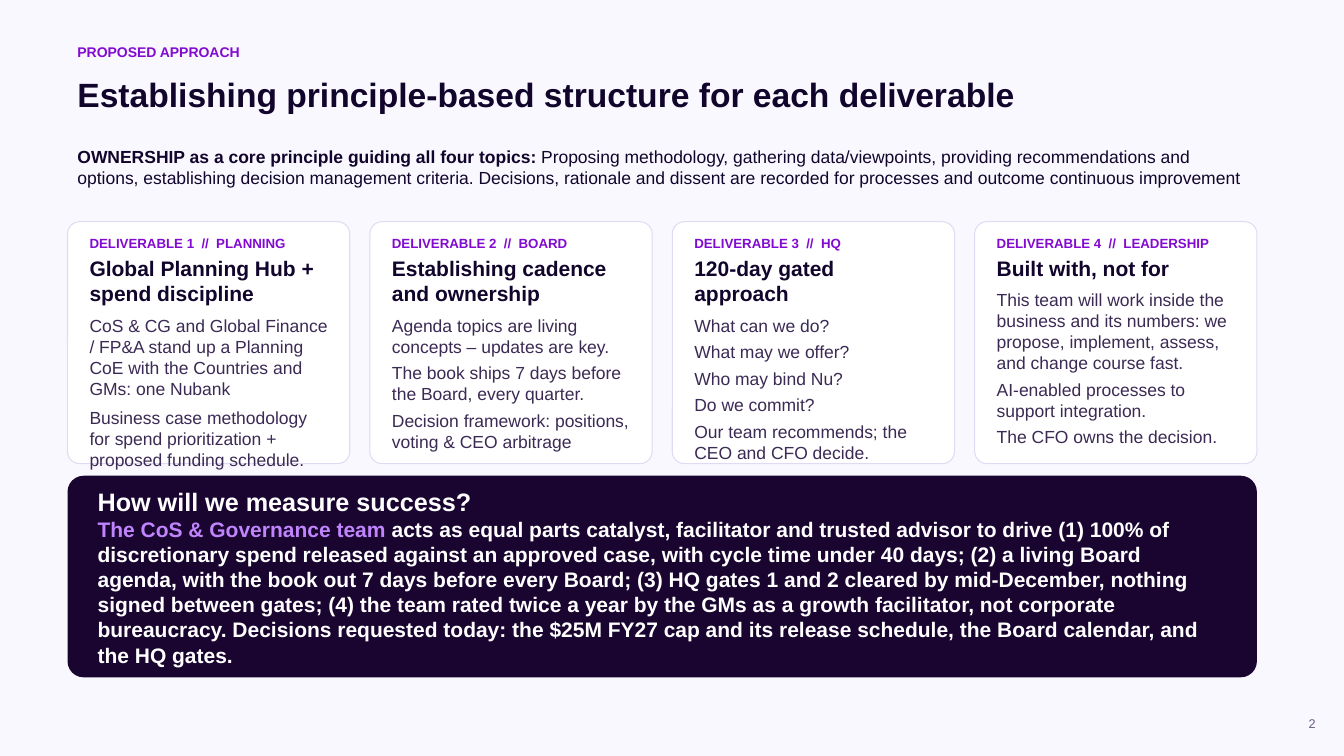
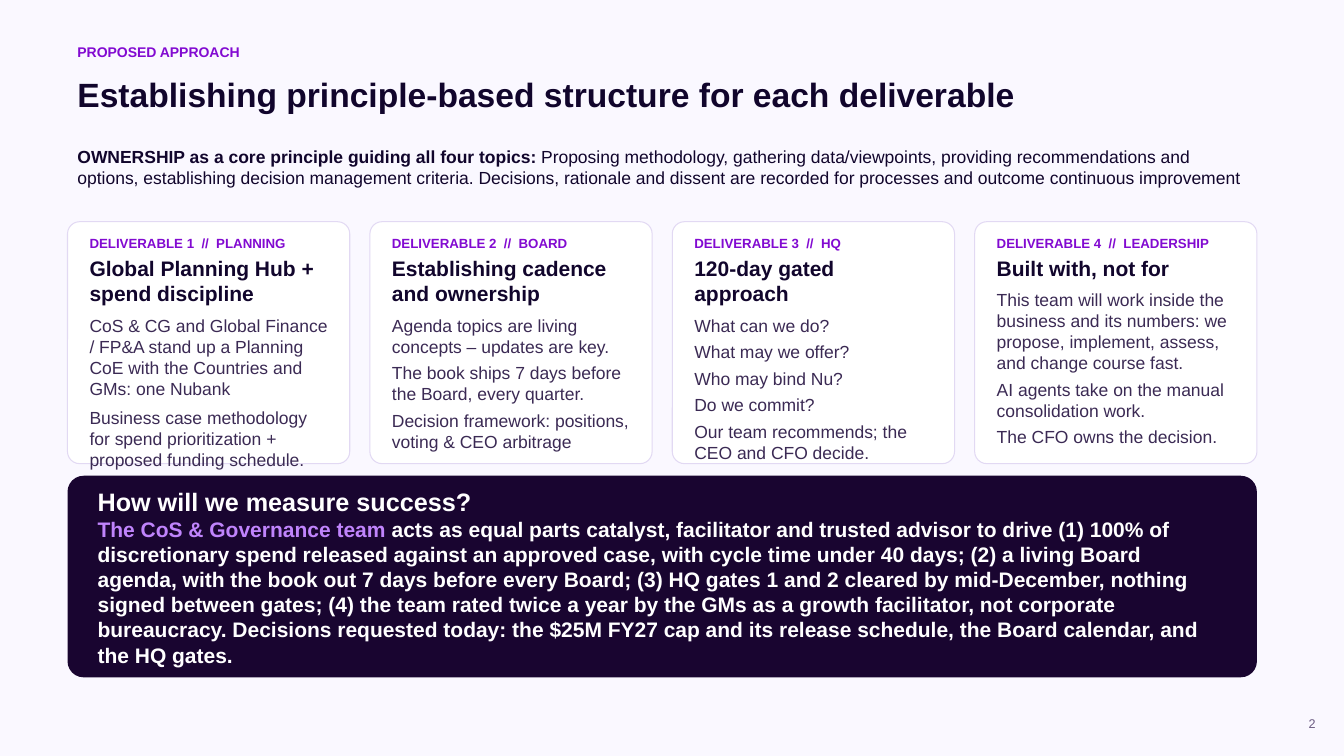
Before and after one commit to cmx24/business-case, a slide deck: slide 2 of deck/CFO_CoS_deck_v10.pptx. Drawn at 1344x756 pixels with LibreOffice and Linux fonts; fonts in the diff are those of the drawing. Boxes give left, top, right and bottom in pixels: in the first picture for what was removed or moved away, otherwise in the second. Text is boxed around its words. In the diff, an @@ line names an element or a change of style, - is before the commit and + after.

```diff
--- a/deck/CFO_CoS_deck_v10.pptx
+++ b/deck/CFO_CoS_deck_v10.pptx
@@ text at bbox=[997, 383, 1224, 417]: text changed @@
-AI-enabled processes to support integration.
+AI agents take on the manual consolidation work.
```
Also in this commit, not shown: 4 other slides changed, 2 other files.
